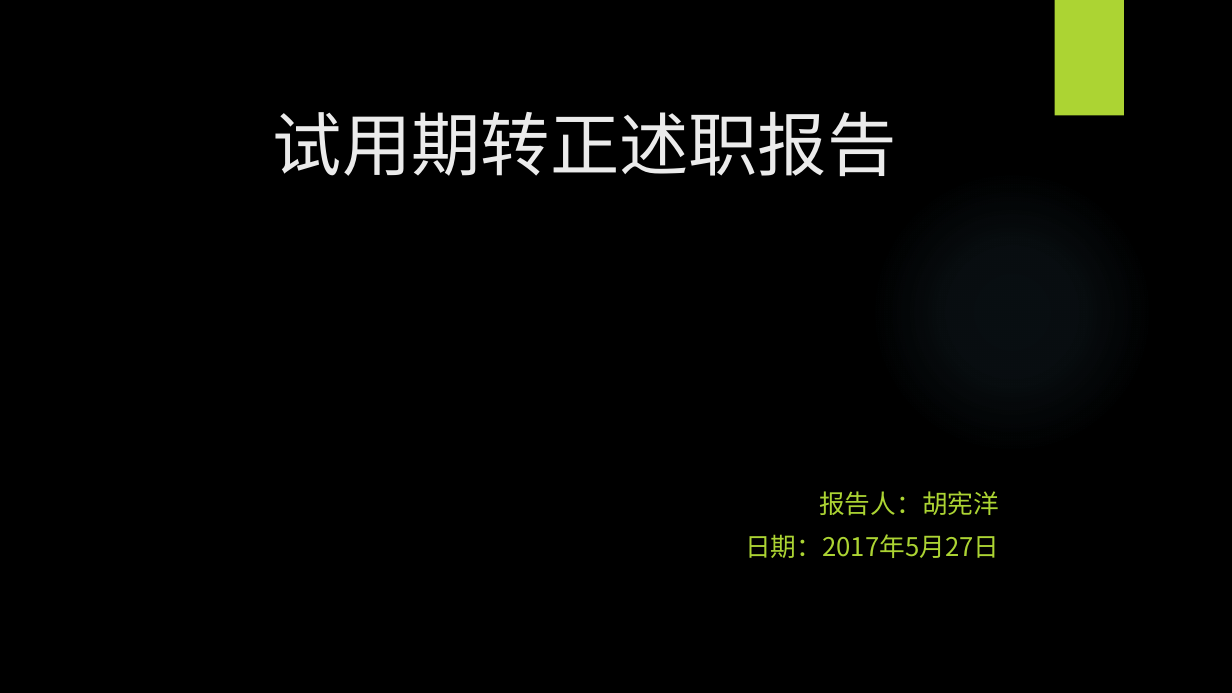
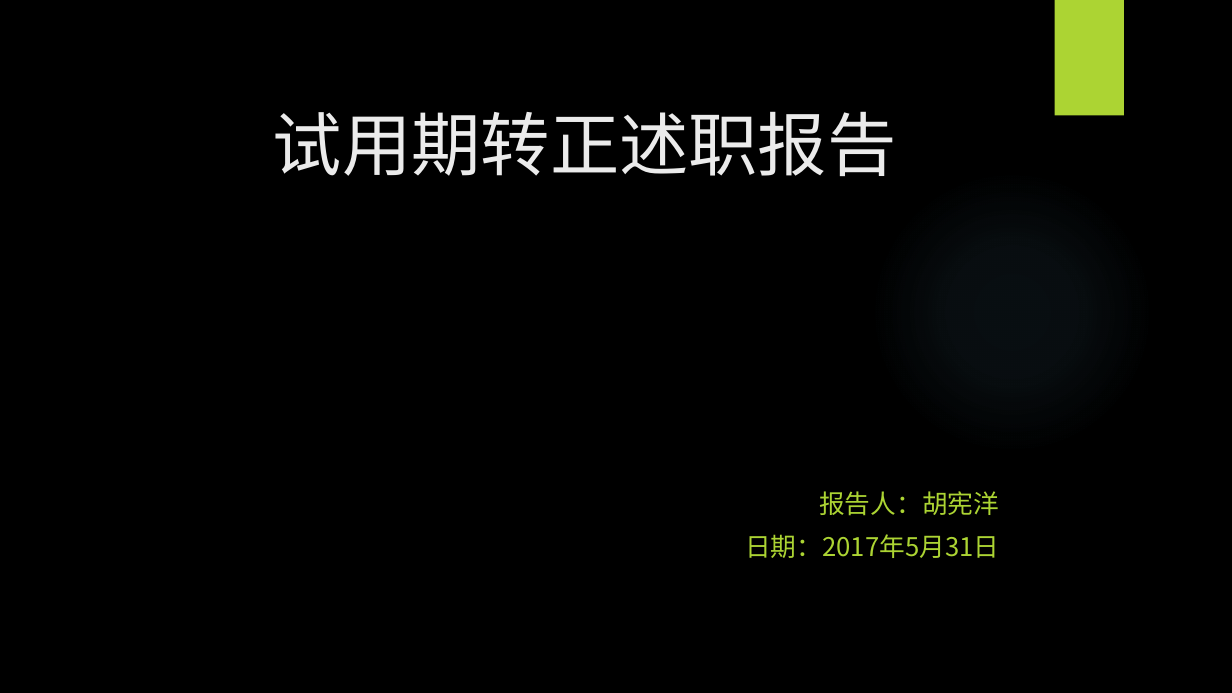
Before and after one commit to hxysea/mynote, a slide deck: slide 1 of 项目经验/转正报告.pptx. Drawn at 1232x693 pixels with LibreOffice and Linux fonts; fonts in the diff are those of the drawing; background and template pictures are left out. Boxes give left, top, right and bottom in pixels: in the first picture for what was removed or moved away, otherwise in the second. Text is boxed around its words. In the diff, an @@ line names an element or a change of style, - is before the commit and + after.

Commit message:
【功能】增加转正报告修正版

```diff
--- a/项目经验/转正报告.pptx
+++ b/项目经验/转正报告.pptx
@@ subtitle at (745, 534, 999, 558): text changed @@
-日期：2017年5月27日
+日期：2017年5月31日
```
Also in this commit, not shown: 5 other slides changed, 2 slides added, 1 slide removed, 2 other files.
